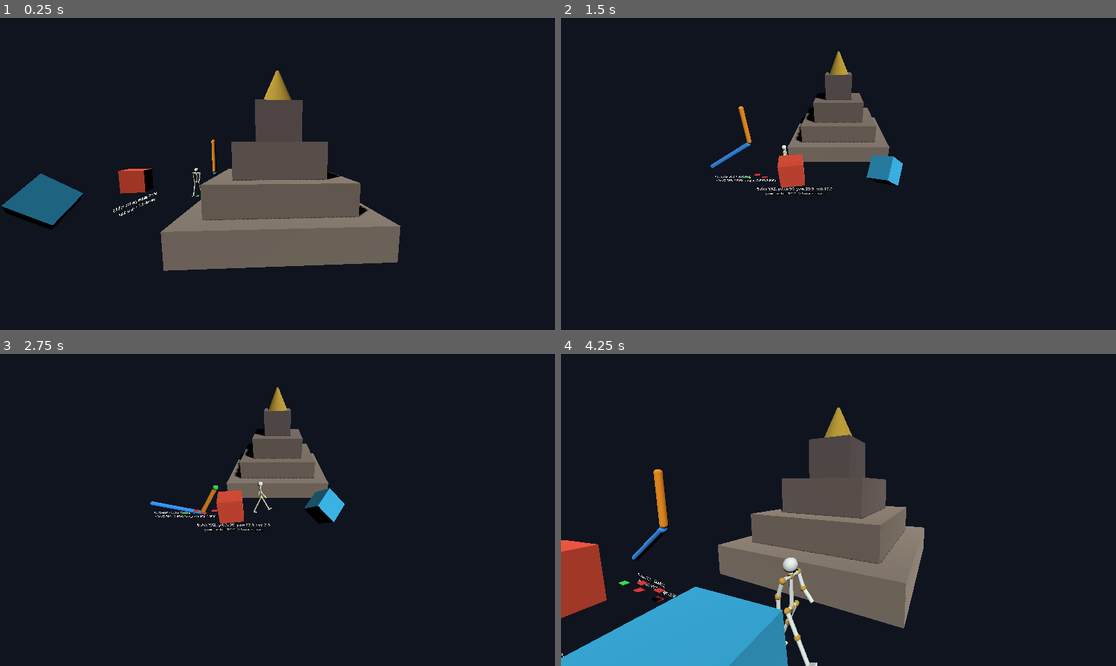
Above: before the commit, frames 1-4 (two rows, left to right).
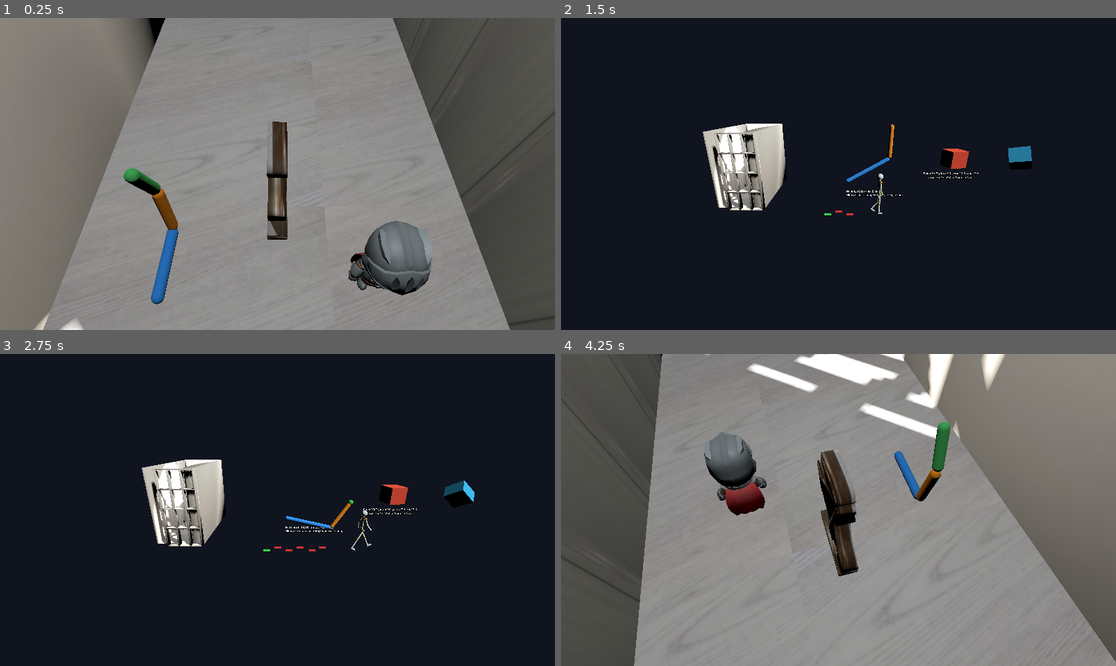
Above: after the commit, the same moments.

Repository: ZackyMaulana912/grafkom-pixel-to-reality
Game: Godot game, scene res://scenes/Main.tscn
The game is run twice, just before and just after one commit, with the same random seed, the same clock (stepped at 60 frames per second) and the same inputs.
Inputs:
- Up to frame 1 (0.25 s): no input
- Up to frame 2 (1.5 s): tap Enter at 0.5 s; tap U at 0.6 s; tap Space at 0.77 s; tap C at 1.35 s
- Up to frame 3 (2.75 s): tap Space at 1.52 s; tap U at 2.1 s
- Up to frame 4 (4.25 s): tap C at 2.85 s; tap Space at 3.02, 3.77 s; tap U at 3.6 s

The runs differ from the first frame. In frame 1, 99% of the frame differs, in the area x 0-100%, y 0-100%; in frame 2, 8.8%; in frame 3, 9.0%; in frame 4, 99%.

Commit message:
Tambah scene Godot saya: ruangan patung kuda dari Modul 3, kamera yang mengelilingi patung lewat jalur saya, rig lengan dari ukuran lengan saya, dan karakter Knight CC0 beserta catatan lisensinya

Diff:
--- /dev/null
+++ b/Module4/Source/godot_project/data/my_chain.json
@@ -0,0 +1,27 @@
+{
+  "_comment": "Rantai lengan saya sendiri: bahu -> siku -> pergelangan -> ujung jari tengah. Panjang dari pengukuran saya, sudut lokal satu pose dibaca dari foto samping IMG_9035 (versi potong di Module4/docs/rantai/). Konvensi sama dengan fk.py: sudut lokal relatif terhadap arah bone induk, derajat, berlawanan jarum jam positif, bone pertama diukur dari +x (arah kanan foto).",
+  "name": "lengan saya",
+  "unit": "cm",
+  "bones": [
+    {"name": "lengan atas (bahu ke siku)", "length": 29.0, "local_angle_deg": -2.6},
+    {"name": "lengan bawah (siku ke pergelangan)", "length": 24.0, "local_angle_deg": 83.4},
+    {"name": "tangan (pergelangan ke ujung jari tengah)", "length": 20.0, "local_angle_deg": 26.5}
+  ],
+  "two_bone": "dua bone pertama (bahu, siku, pergelangan)",
+  "three_bone": "ketiga bone (sampai ujung jari tengah)",
+  "angle_uncertainty_deg": 4.0,
+  "photo": {
+    "original": "IMG_9035.jpg, 2754 x 4896 px, tidak di-commit (ada wajah dan GPS)",
+    "cropped_file": "../../docs/rantai/lengan_9035_potong.jpg",
+    "crop_box_px": [350, 450, 2754, 3750],
+    "cropped_size_px": [720, 988],
+    "points_px": {
+      "upper_arm_axis_a": [1000, 3215],
+      "upper_arm_axis_b": [1800, 3251],
+      "elbow": [2060, 3210],
+      "wrist": [2300, 1730],
+      "fingertip": [1960, 636]
+    },
+    "_points_comment": "Koordinat pixel di foto asli, y ke bawah. Bahu ada di luar frame, jadi arah lengan atas diambil dari garis tengah dua tepi lengan atas: tepi atas y 2908 dan 3020, tepi bawah y 3522 dan 3482, pada x 1000 dan 1800."
+  }
+}
--- /dev/null
+++ b/Module4/Source/godot_project/data/my_path.json
@@ -0,0 +1,15 @@
+{
+  "_comment": "Jalur kamera saya: 6 titik kontrol mengelilingi patung kuda di model ruangan Modul 3 (Module3/Source/data/mymodel.obj, meter, y ke atas, origin di tengah lantai). Patung di x = -0.2, z = 0; dinding kiri x = -1.0; muka lemari x = 0.6. Jari-jari 0.6 m, sudut 0/60/120/180/240/300 derajat dari +z (sisi pintu masuk), tinggi 1.15 m sama dengan mata kamera scene Modul 3. Disetujui 30 Okt 2026.",
+  "unit": "m",
+  "centre": [-0.2, 0.0, 0.0],
+  "radius": 0.6,
+  "look_target": [-0.2, 0.25, 0.0],
+  "control_points": [
+    [-0.20, 1.15, 0.60],
+    [0.32, 1.15, 0.30],
+    [0.32, 1.15, -0.30],
+    [-0.20, 1.15, -0.60],
+    [-0.72, 1.15, -0.30],
+    [-0.72, 1.15, 0.30]
+  ]
+}
--- a/Module4/Source/godot_project/scenes/Main.tscn
+++ b/Module4/Source/godot_project/scenes/Main.tscn
@@ -1,10 +1,13 @@
-[gd_scene load_steps=6 format=3]
+[gd_scene load_steps=10 format=3]
 
 [ext_resource type="Script" path="res://scripts/arm_kinematics.gd" id="1_arm"]
 [ext_resource type="Script" path="res://scripts/spline_camera.gd" id="2_path"]
 [ext_resource type="Script" path="res://scripts/foot_slide_demo.gd" id="3_walker"]
-[ext_resource type="Script" path="res://scripts/temple_blockout.gd" id="4_temple"]
+[ext_resource type="Script" path="res://scripts/room_model.gd" id="4_room"]
 [ext_resource type="Script" path="res://scripts/gimbal_lock_demo.gd" id="5_gimbal"]
+[ext_resource type="Script" path="res://scripts/my_arm_rig.gd" id="6_myarm"]
+[ext_resource type="PackedScene" uid="uid://dbigcj2ii2p5p" path="res://assets/kaykit/Knight.glb" id="7_knight"]
+[ext_resource type="Script" path="res://scripts/knight_actor.gd" id="8_knightactor"]
 
 [node name="Main" type="Node3D"]
 
@@ -13,10 +16,46 @@
 shadow_enabled = true
 
 [node name="OverviewCamera" type="Camera3D" parent="."]
-transform = Transform3D(1, 0, 0, 0, 0.85, 0.53, 0, -0.53, 0.85, 0, 6, 14)
+transform = Transform3D(1, 0, -0, -0, 0.948683, 0.316228, 0, -0.316228, 0.948683, 4.5, 4.5, 10.5)
 
-[node name="Arm" type="Node3D" parent="."]
-transform = Transform3D(1, 0, 0, 0, 1, 0, 0, 0, 1, -7.5, 0, 3.6)
+[node name="Ruangan" type="Node3D" parent="."]
+script = ExtResource("4_room")
+
+[node name="RoomLight" type="OmniLight3D" parent="Ruangan"]
+transform = Transform3D(1, 0, 0, 0, 1, 0, 0, 0, 1, -0.2, 3, 0)
+light_energy = 1.5
+omni_range = 6.0
+
+[node name="MyArm" type="Node3D" parent="Ruangan"]
+transform = Transform3D(0, 0, 1, 0, 1, 0, -1, 0, 0, -0.62, 0.03, 0.4)
+script = ExtResource("6_myarm")
+
+[node name="Knight" parent="Ruangan" instance=ExtResource("7_knight")]
+transform = Transform3D(0.16, 0, 0, 0, 0.16, 0, 0, 0, 0.16, 0.15, 0, 0.3)
+script = ExtResource("8_knightactor")
+
+[node name="CameraPath" type="Path3D" parent="."]
+script = ExtResource("2_path")
+control_points_json = "res://data/my_path.json"
+seconds_per_lap = 16.0
+samples_per_segment = 10
+look_target = Vector3(-0.2, 0.25, 0)
+ping_pong = true
+
+[node name="PathFollow3D" type="PathFollow3D" parent="CameraPath"]
+rotation_mode = 0
+loop = false
+
+[node name="PathCamera" type="Camera3D" parent="CameraPath/PathFollow3D"]
+current = true
+fov = 55.0
+near = 0.02
+
+[node name="Lab" type="Node3D" parent="."]
+transform = Transform3D(1, 0, 0, 0, 1, 0, 0, 0, 1, 7, 0, 0)
+
+[node name="Arm" type="Node3D" parent="Lab"]
+transform = Transform3D(1, 0, 0, 0, 1, 0, 0, 0, 1, -2, 0, -1.5)
 script = ExtResource("1_arm")
 shoulder_length = 3.0
 elbow_length = 2.0
@@ -24,31 +63,14 @@
 elbow_angle_deg = 60.0
 ik_target = Vector3(4, 1, 0)
 
-[node name="CameraPath" type="Path3D" parent="."]
-script = ExtResource("2_path")
-control_points_json = "res://data/camera_path.json"
-seconds_per_lap = 12.0
-samples_per_segment = 10
-look_target = Vector3(0, 2, 0)
-
-[node name="PathFollow3D" type="PathFollow3D" parent="CameraPath"]
-rotation_mode = 0
-loop = true
-
-[node name="PathCamera" type="Camera3D" parent="CameraPath/PathFollow3D"]
-current = true
-
-[node name="Walker" type="Node3D" parent="."]
-transform = Transform3D(1, 0, 0, 0, 1, 0, 0, 0, 1, -5, 0, 4.6)
+[node name="Walker" type="Node3D" parent="Lab"]
+transform = Transform3D(1, 0, 0, 0, 1, 0, 0, 0, 1, -3, 0, 2.5)
 script = ExtResource("3_walker")
 scripted_speed = 1.5
 stride_per_cycle = 1.0
 cycle_rate = 1.0
 loop_seconds = 8.0
 
-[node name="TempleBlockout" type="Node3D" parent="."]
-script = ExtResource("4_temple")
-
-[node name="GimbalLockDemo" type="Node3D" parent="."]
-transform = Transform3D(1, 0, 0, 0, 1, 0, 0, 0, 1, 0, 0, 6.5)
+[node name="GimbalLockDemo" type="Node3D" parent="Lab"]
+transform = Transform3D(1, 0, 0, 0, 1, 0, 0, 0, 1, 6.5, 0, -1.5)
 script = ExtResource("5_gimbal")
--- /dev/null
+++ b/Module4/Source/godot_project/scripts/knight_actor.gd
@@ -0,0 +1,21 @@
+@tool
+extends Node3D
+## The KayKit Knight (CC0, assets/kaykit/, see assets/LICENSE.md) standing in my room.
+## Only the body parts are shown; the pack hangs every weapon and shield on the
+## rig at once. Plays `animation` while the game runs.
+
+@export var animation: String = "Idle"
+@export var keep_meshes: PackedStringArray = ["Knight_Body", "Knight_Head", "Knight_Helmet", "Knight_Cape",
+	"Knight_ArmLeft", "Knight_ArmRight", "Knight_LegLeft", "Knight_LegRight"]
+
+var player: AnimationPlayer
+
+
+func _ready() -> void:
+	for m in find_children("*", "MeshInstance3D", true, false):
+		m.visible = m.name in keep_meshes
+	var players := find_children("*", "AnimationPlayer", true, false)
+	player = players[0] if players.size() > 0 else null
+	if player != null and not Engine.is_editor_hint():
+		player.get_animation(animation).loop_mode = Animation.LOOP_LINEAR
+		player.play(animation)
--- /dev/null
+++ b/Module4/Source/godot_project/scripts/my_arm_rig.gd
@@ -0,0 +1,68 @@
+@tool
+extends Node3D
+## My own arm as a Godot Skeleton3D: shoulder -> elbow -> wrist -> middle fingertip,
+## lengths and local angles read from res://data/my_chain.json (copy of
+## Source/data/my_chain.json, measured from my arm and photo IMG_9035).
+## Each bone's rest is "walk along the parent's x by the parent's length", and its
+## pose is a rotation about z by the local angle, so Skeleton3D's own global pose
+## IS forward kinematics; the printed joints are compared with fk.py by godot_check.py.
+
+@export var chain_json: String = "res://data/my_chain.json"
+@export var bone_radius: float = 0.022
+
+var skeleton: Skeleton3D
+
+
+func _ready() -> void:
+	var data: Dictionary = JSON.parse_string(FileAccess.get_file_as_string(chain_json))
+	var scale_to_m: float = 0.01 if data["unit"] == "cm" else 1.0
+	skeleton = Skeleton3D.new()
+	add_child(skeleton)
+	var colors := [Color(0.2, 0.6, 1.0), Color(1.0, 0.6, 0.1), Color(0.3, 0.8, 0.4)]
+	var parent := -1
+	var parent_length := 0.0
+	var lengths: Array[float] = []
+	for i in data["bones"].size():
+		var bone: Dictionary = data["bones"][i]
+		var idx := skeleton.add_bone("bone_%d" % i)
+		skeleton.set_bone_parent(idx, parent)
+		skeleton.set_bone_rest(idx, Transform3D(Basis(), Vector3(parent_length, 0, 0)))
+		skeleton.set_bone_pose_position(idx, Vector3(parent_length, 0, 0))
+		skeleton.set_bone_pose_rotation(idx, Quaternion(Vector3.BACK, deg_to_rad(bone["local_angle_deg"])))
+		parent = idx
+		parent_length = float(bone["length"]) * scale_to_m
+		lengths.append(parent_length)
+	var tip := skeleton.add_bone("ujung_jari")
+	skeleton.set_bone_parent(tip, parent)
+	skeleton.set_bone_rest(tip, Transform3D(Basis(), Vector3(parent_length, 0, 0)))
+	skeleton.set_bone_pose_position(tip, Vector3(parent_length, 0, 0))
+	for i in lengths.size():
+		_attach_capsule(i, lengths[i], colors[i % colors.size()])
+	if not Engine.is_editor_hint():
+		_print_check.call_deferred()
+
+
+func _attach_capsule(bone: int, length: float, color: Color) -> void:
+	var attach := BoneAttachment3D.new()
+	skeleton.add_child(attach)
+	attach.bone_idx = bone
+	var m := MeshInstance3D.new()
+	var capsule := CapsuleMesh.new()
+	capsule.radius = bone_radius
+	capsule.height = length
+	m.mesh = capsule
+	# capsules are authored along +y; lay it along the bone's +x, centred on the bone
+	m.transform = Transform3D(Basis(Vector3.BACK, -PI / 2), Vector3(length * 0.5, 0, 0))
+	var mat := StandardMaterial3D.new()
+	mat.albedo_color = color
+	m.material_override = mat
+	attach.add_child(m)
+
+
+## Joint positions in the rig's own plane (skeleton space, metres), parsed by godot_check.py.
+func _print_check() -> void:
+	var parts := []
+	for b in skeleton.get_bone_count():
+		var p := skeleton.get_bone_global_pose(b).origin
+		parts.append("%.9f,%.9f,%.9f" % [p.x, p.y, p.z])
+	print("MYARM joints=%s" % ";".join(parts))
--- /dev/null
+++ b/Module4/Source/godot_project/scripts/room_model.gd
@@ -0,0 +1,20 @@
+@tool
+extends Node3D
+## My building: the room with the horse statue from Module 3
+## (Module3/Source/data/mymodel.obj, copied unchanged to assets/ruangan/).
+## Metres, y up, origin at the centre of the floor, same as Source/data/my_path.json.
+## The texture is Module 3's atlas of my own photos, saved as PNG because Godot
+## cannot import PPM.
+
+@export var mesh: Mesh = preload("res://assets/ruangan/mymodel.obj")
+@export var texture: Texture2D = preload("res://assets/ruangan/mymodel_tex.png")
+
+
+func _ready() -> void:
+	var instance := MeshInstance3D.new()
+	instance.mesh = mesh
+	var mat := StandardMaterial3D.new()
+	mat.albedo_texture = texture
+	mat.roughness = 0.9
+	instance.material_override = mat
+	add_child(instance)
--- a/Module4/Source/godot_project/scripts/spline_camera.gd
+++ b/Module4/Source/godot_project/scripts/spline_camera.gd
@@ -17,12 +17,19 @@
 ## res://../ points outside the project folder; samples_per_segment is 10, as
 ## spline.py uses (5 control points -> 41 samples); PathFollow3D's own
 ## rotation is off and the camera looks at the temple instead of along the path.
+##
+## Module 4 (mine): the path is my_path.json around the horse statue. That path is
+## open (300 deg, it does not join back to its start), so with `ping_pong` the
+## camera goes there and back with a cosine ease instead of jumping from the last
+## point to the first. progress_ratio follows arc length, so the camera moves
+## evenly even though the 51 samples are not evenly spaced (T8).
 
 @export var control_points_json: String = "res://data/camera_path.json"
 @export var seconds_per_lap: float = 12.0
 @export var samples_per_segment: int = 10
 @export var look_target: Vector3 = Vector3(0, 2, 0)          # the temple, world space
 @export var overview_camera_path: NodePath = ^"../OverviewCamera"
+@export var ping_pong: bool = false
 
 var _follow: PathFollow3D
 var _camera: Camera3D
@@ -35,6 +42,9 @@
 	for p in _sample_catmull_rom(control_points, samples_per_segment):
 		curve.add_point(p)
 
+	if not Engine.is_editor_hint():
+		_print_check()
+
 	_follow = get_node_or_null("PathFollow3D")
 	_camera = get_node_or_null("PathFollow3D/PathCamera")
 
@@ -45,7 +55,7 @@
 	if _follow == null or curve == null or curve.get_baked_length() <= 0.0:
 		return
 	_t = fmod(_t + delta / seconds_per_lap, 1.0)
-	_follow.progress_ratio = _t
+	_follow.progress_ratio = 0.5 - 0.5 * cos(TAU * _t) if ping_pong else _t
 	if _camera != null:
 		_camera.look_at(look_target, Vector3.UP)
 
@@ -61,6 +71,15 @@
 			overview.make_current()
 		else:
 			_camera.make_current()
+
+
+## The baked curve points, parsed by Source/godot_check.py and compared with spline.py.
+func _print_check() -> void:
+	var parts := []
+	for i in curve.point_count:
+		var p := curve.get_point_position(i)
+		parts.append("%.6f,%.6f,%.6f" % [p.x, p.y, p.z])
+	print("CURVE file=%s points=%s" % [control_points_json.get_file(), ";".join(parts)])
 
 
 func _load_control_points(path: String) -> Array:
Binary file added: Module4/Source/godot_project/assets/kaykit/Knight.glb
Not shown, added: Module4/Source/godot_project/assets/kaykit/Knight.glb.import
Binary file added: Module4/Source/godot_project/assets/kaykit/Knight_knight_texture.png
Not shown, added: Module4/Source/godot_project/assets/kaykit/Knight_knight_texture.png.import
Not shown, added: Module4/Source/godot_project/assets/kaykit/LICENSE.txt
Not shown, added: Module4/Source/godot_project/assets/ruangan/mymodel.obj
Not shown, added: Module4/Source/godot_project/assets/ruangan/mymodel.obj.import
Binary file added: Module4/Source/godot_project/assets/ruangan/mymodel_tex.png
Not shown, added: Module4/Source/godot_project/assets/ruangan/mymodel_tex.png.import
Not shown, added: Module4/Source/godot_project/scripts/knight_actor.gd.uid
Not shown, added: Module4/Source/godot_project/scripts/my_arm_rig.gd.uid
Not shown, added: Module4/Source/godot_project/scripts/room_model.gd.uid
(and 4 more such lines)
